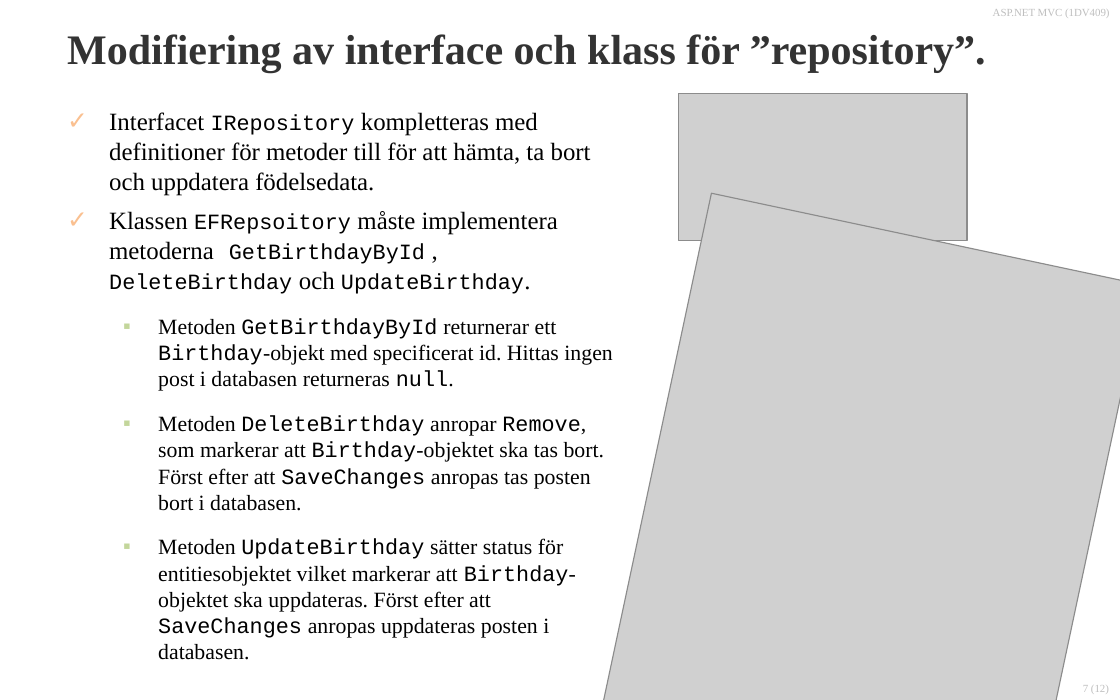
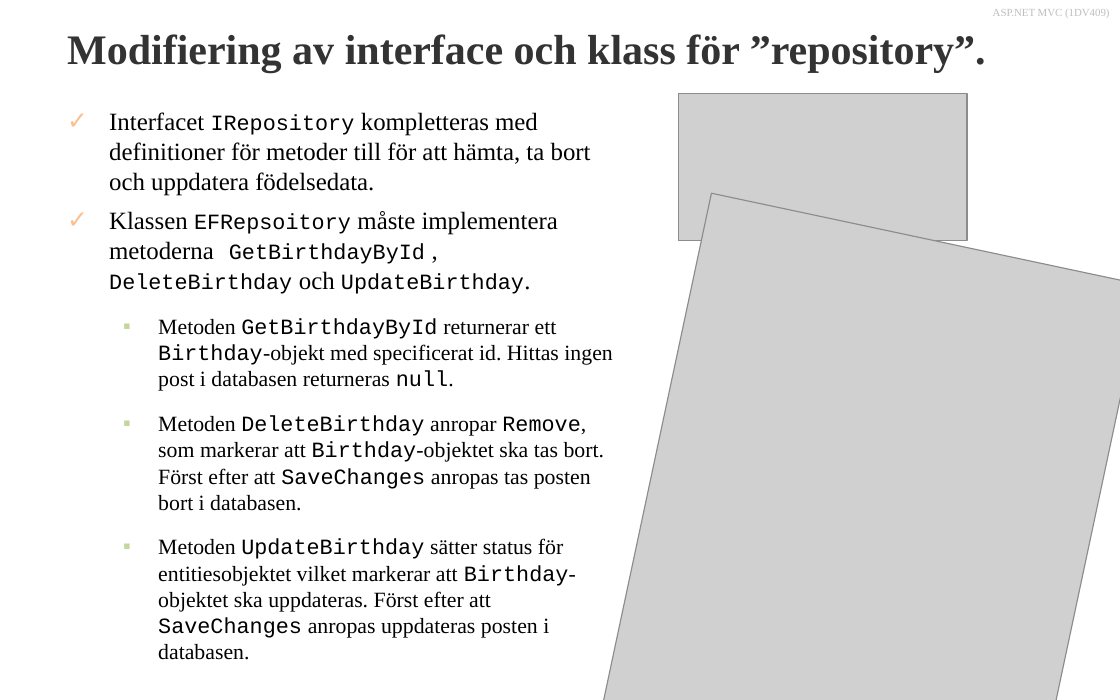
Before and after one commit to 1dv409/kursmaterial, a slide deck: slide 7 of Presentationsmaterial/Dokument/1.6 CRUD, Layout Pages och Partial Views.pptx. Drawn at 1120x700 pixels with LibreOffice and Linux fonts; fonts in the diff are those of the drawing; grey boxes stand for pictures; background and template pictures are left out. Boxes give left, top, right and bottom in pixels: in the first picture for what was removed or moved away, otherwise in the second. Text is boxed around its words. In the diff, an @@ line names an element or a change of style, - is before the commit and + after.

```diff
--- a/Presentationsmaterial/Dokument/1.6 CRUD, Layout Pages och Partial Views.pptx
+++ b/Presentationsmaterial/Dokument/1.6 CRUD, Layout Pages och Partial Views.pptx
@@ page number removed at (1083,685,1109,693) @@
-7 (12)
```
Also in this commit, not shown: 10 other slides changed, 58 other files.
